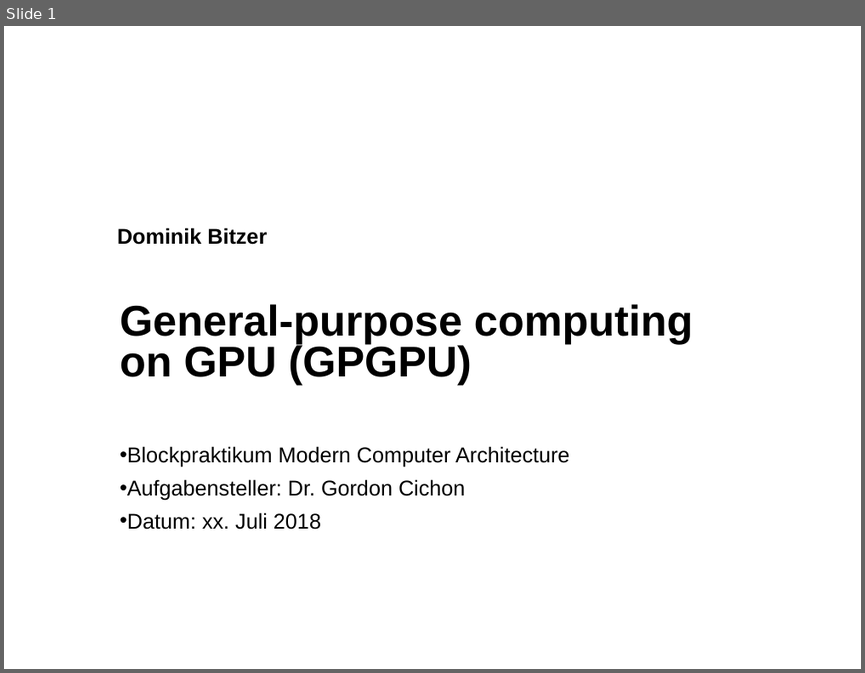
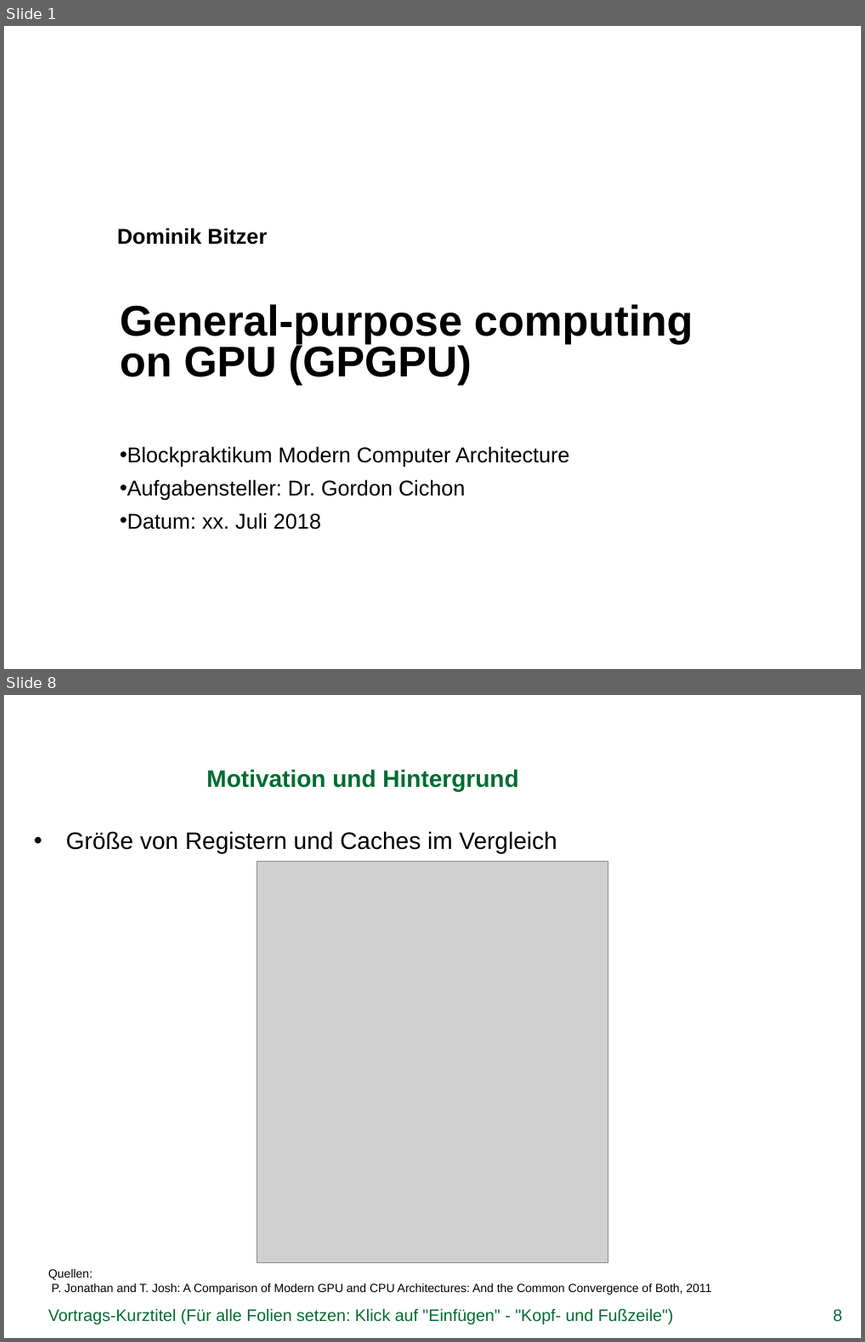
Before and after one commit to DominikBitzer/cuda_project, a slide deck: CUDA_presentation.pptx. Shown one above the other, each under a label of ours: slide 1 before the commit, slides 1 and 8 after it; the slides between them are not shown. The pictures are 865x673 and 865x1342 pixels, drawn with LibreOffice and Linux fonts; fonts in the diff are those of the drawing; grey boxes stand for pictures; background and template pictures are left out. Boxes give left, top, right and bottom in pixels: in the first picture for what was removed or moved away, otherwise in the second. Text is boxed around its words. In the diff, an @@ line names an element or a change of style, - is before the commit and + after.

```diff
--- a/CUDA_presentation.pptx
+++ b/CUDA_presentation.pptx
@@ slide 8 added at (4, 695, 861, 1338), background picture (left out) @@
@@ title added at (206, 769, 518, 791), 20 pt, text #006C30, bold @@
+Motivation und Hintergrund
@@ text added at (66, 831, 556, 853), 20 pt, text #000000 @@
+• Größe von Registern und Caches im Vergleich
@@ picture added at (256, 862, 608, 1262) @@
@@ text added at (48, 1269, 711, 1294), 10 pt, text #000000 @@
+Quellen:
+P. Jonathan and T. Josh: A Comparison of Modern GPU and CPU Architectures: And the Common Convergence of Both, 2011
@@ text added at (48, 1308, 674, 1324), 14 pt, text #006C30 @@
+Vortrags-Kurztitel (Für alle Folien setzen: Klick auf "Einfügen" - "Kopf- und Fußzeile")
@@ page number added at (833, 1309, 842, 1321), 14 pt, text #006C30 @@
+8
```
Also in this commit, not shown: 3 slides changed, 3 other slides added.
